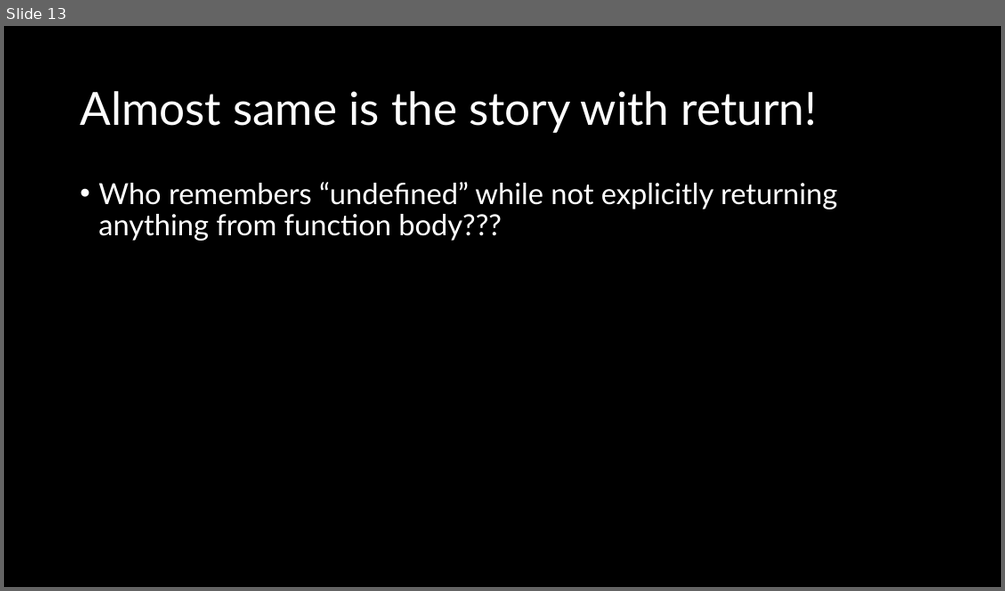
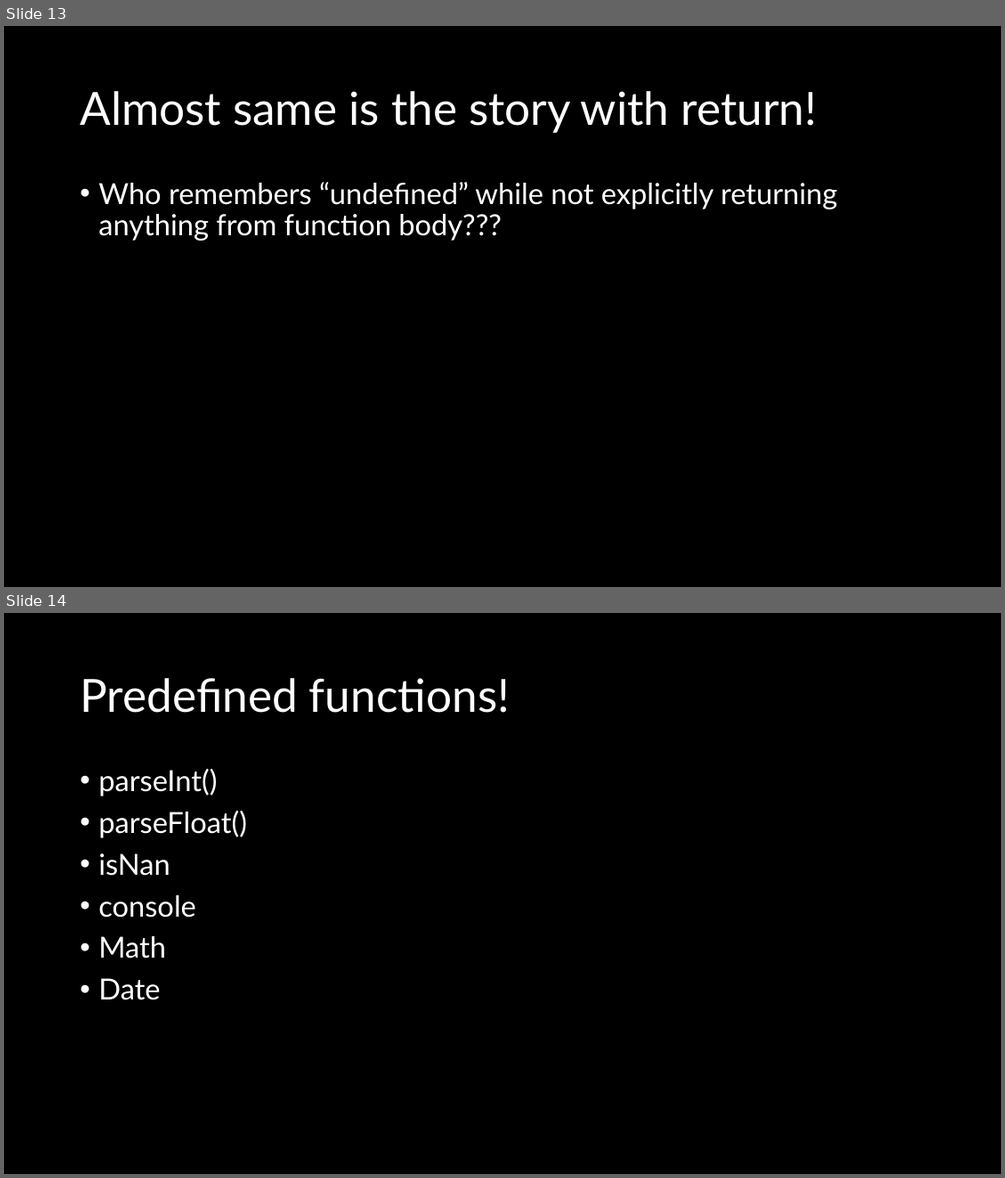
Before and after one commit to natiquekeyin/fall2024, a slide deck: JavaScript/Week3/Week3.pptx. Shown one above the other, each under a label of ours: slide 13 before the commit, slides 13 and 14 after it. The pictures are 1005x591 and 1005x1178 pixels, drawn with LibreOffice and Linux fonts; fonts in the diff are those of the drawing. Boxes give left, top, right and bottom in pixels: in the first picture for what was removed or moved away, otherwise in the second. Text is boxed around its words. In the diff, an @@ line names an element or a change of style, - is before the commit and + after.

```diff
--- a/JavaScript/Week3/Week3.pptx
+++ b/JavaScript/Week3/Week3.pptx
@@ slide 14 added at <box>4,613,1001,1174</box>, background #000000 @@
@@ title added at <box>80,678,510,713</box>, 44 pt, text #FFFFFF @@
+Predefined functions!
@@ text added at <box>98,769,247,1000</box>, 28 pt, text #FFFFFF @@
+• parseInt()
+• parseFloat()
+• isNan
+• console
+• Math
+• Date
```
Also in this commit, not shown: 13 other slides added, 1 other file.
